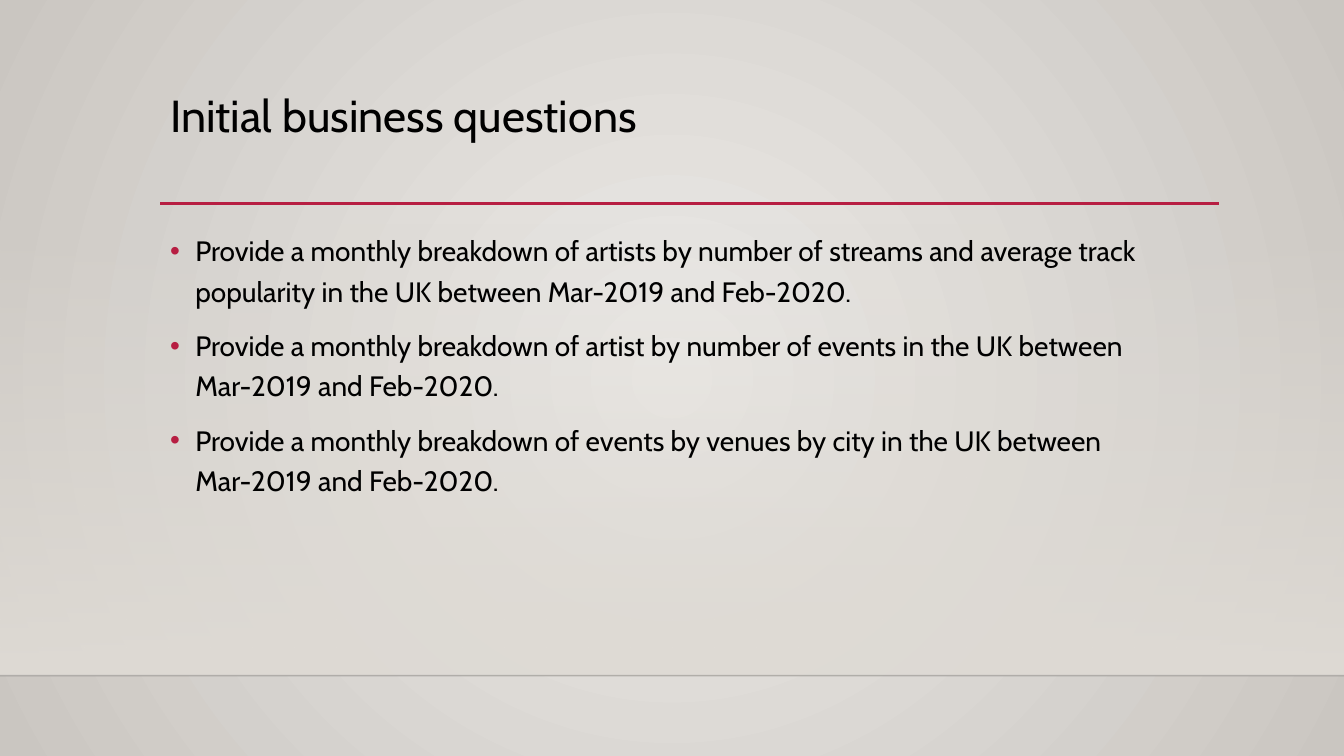
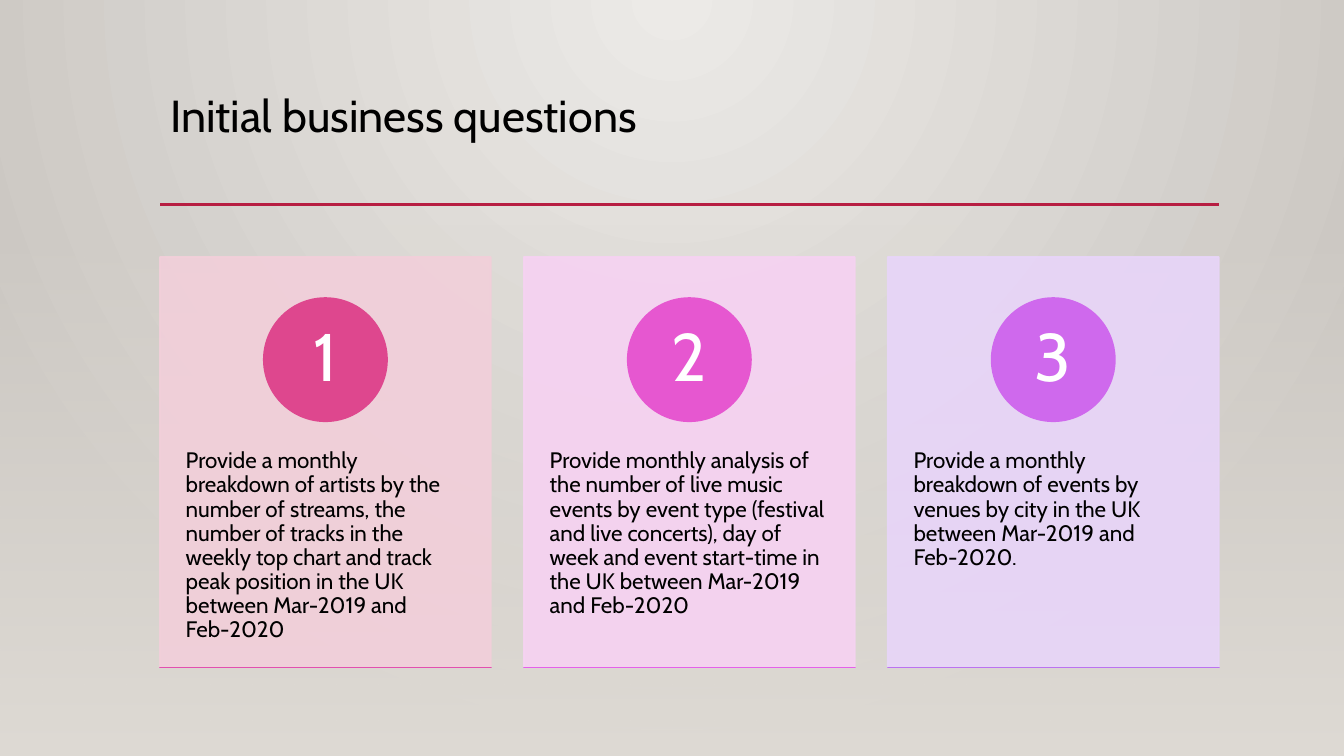
Before and after one commit to mahyarshu/Gigalytics, a slide deck: slide 9 of documents/Presentation/Innovators.pptx. Drawn at 1344x756 pixels with LibreOffice and Linux fonts; fonts in the diff are those of the drawing; background and template pictures are left out. Boxes give left, top, right and bottom in pixels: in the first picture for what was removed or moved away, otherwise in the second. Text is boxed around its words. In the diff, an @@ line names an element or a change of style, - is before the commit and + after.

```diff
--- a/documents/Presentation/Innovators.pptx
+++ b/documents/Presentation/Innovators.pptx
@@ rectangle added at <box>0,0,1344,756</box>, fill gradient #ECEAE7 to #CAC7C1 @@
@@ rectangle added at <box>0,223,1344,756</box>, fill gradient #DFDBD5 @@
@@ text removed at <box>195,240,1135,492</box> @@
-• Provide a monthly breakdown of artists by number of streams and average track popularity in the UK between Mar-2019 and Feb-2020.
-• Provide a monthly breakdown of artist by number of events in the UK between Mar-2019 and Feb-2020.
-• Provide a monthly breakdown of events by venues by city in the UK between Mar-2019 and Feb-2020.
@@ group added at <box>160,257,1219,667</box>: 6 rectangles, 6 texts, 3 ellipses @@
+Provide a monthly breakdown of artists by the number of streams, the number of tracks in the weekly top chart and track peak position in the UK between Mar-2019 and Feb-2020
+1
+Provide monthly analysis of the number of live music events by event type (festival and live concerts), day of week and event start-time in the UK between Mar-2019 and Feb-2020
+2
+Provide a monthly breakdown of events by venues by city in the UK between Mar-2019 and Feb-2020.
+3
```
Also in this commit, not shown: 2 other slides changed, 7 slides added.
